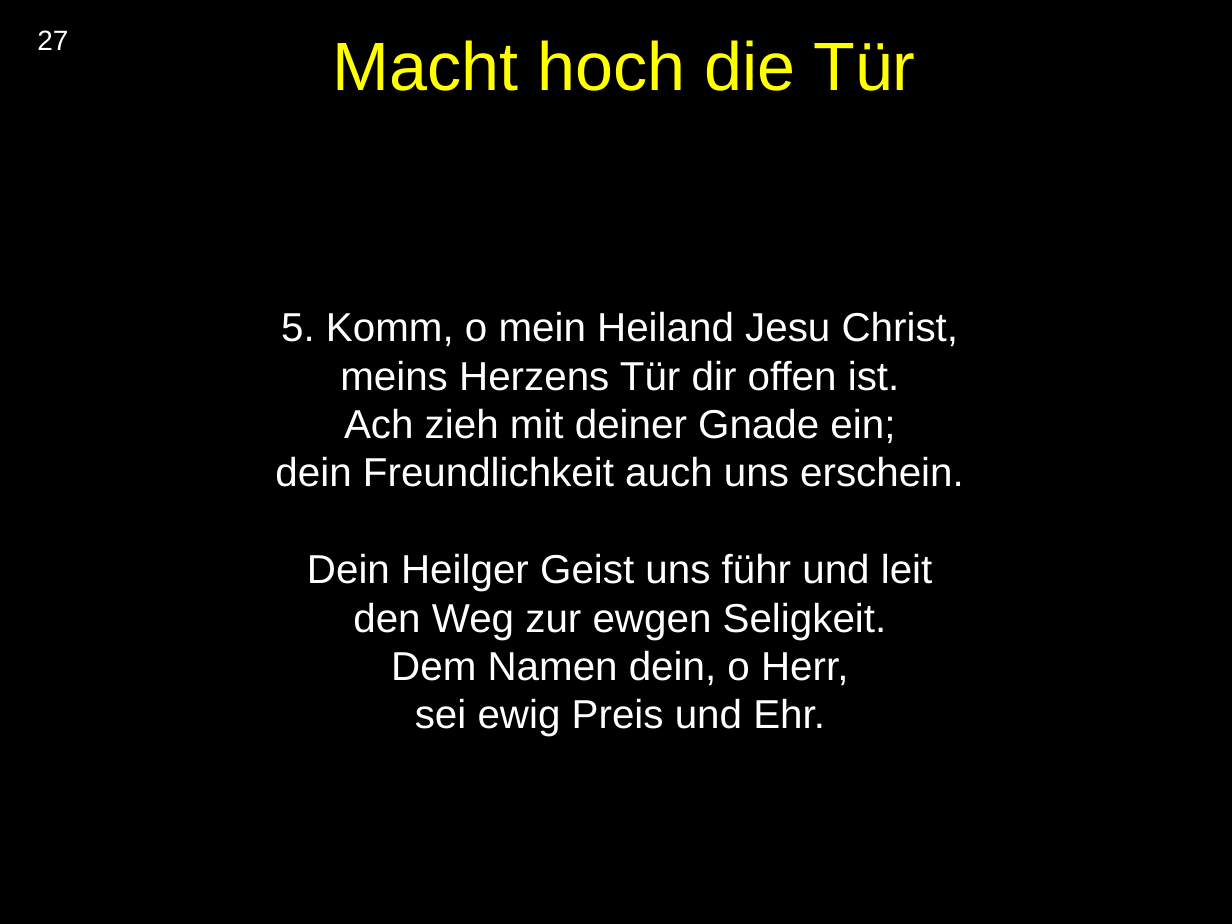
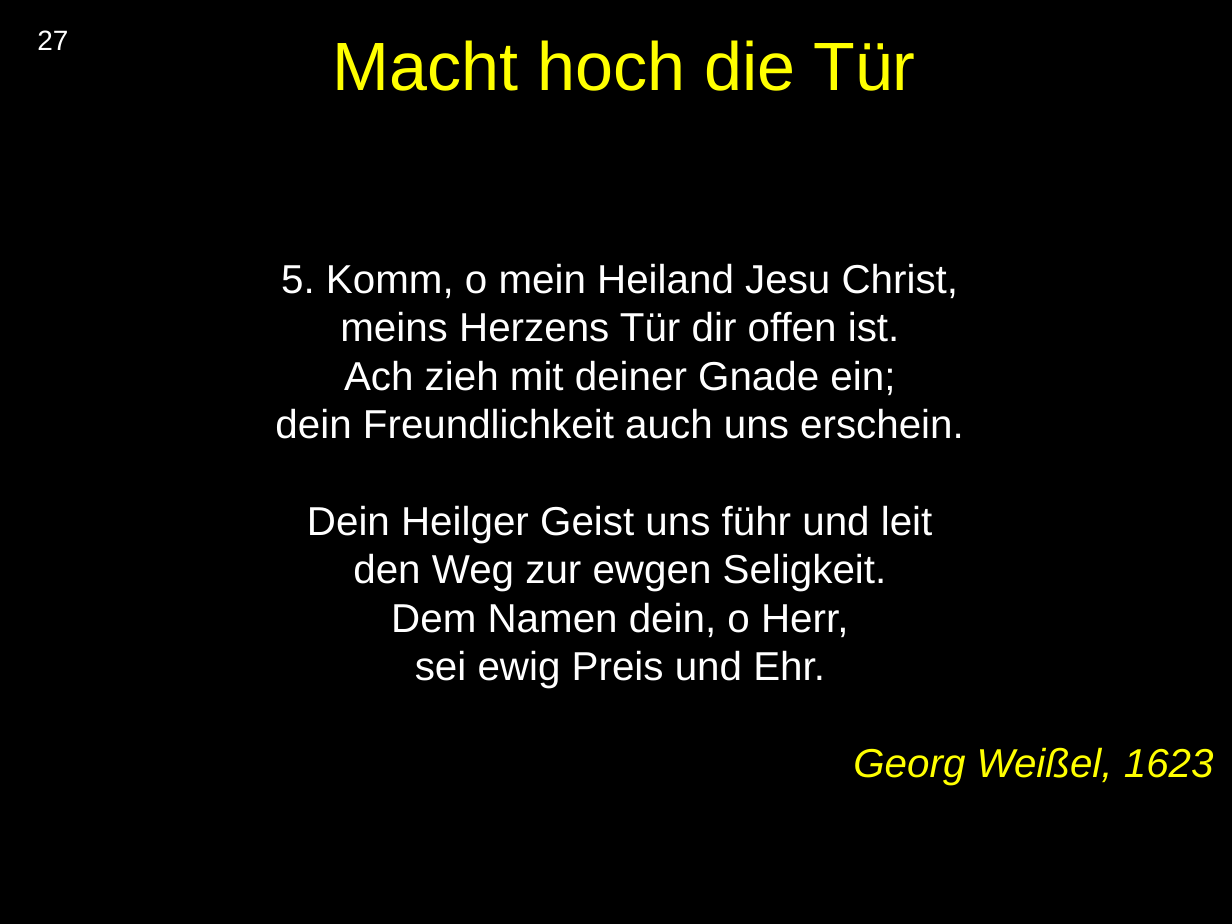
Before and after one commit to brry/chords, a slide deck: slide 50 of Christmas/ChristmasMusic_Pres.odp. Drawn at 1232x924 pixels with LibreOffice and Linux fonts; fonts in the diff are those of the drawing. Boxes give left, top, right and bottom in pixels: in the first picture for what was removed or moved away, otherwise in the second. Text is boxed around its words. In the diff, an @@ line names an element or a change of style, - is before the commit and + after.

```diff
--- a/Christmas/ChristmasMusic_Pres.odp
+++ b/Christmas/ChristmasMusic_Pres.odp
@@ text at <box>853,747,1214,785</box>: paragraph added @@
+Georg Weißel, 1623
```
Also in this commit, not shown: 2 slides added, 5 other files.
